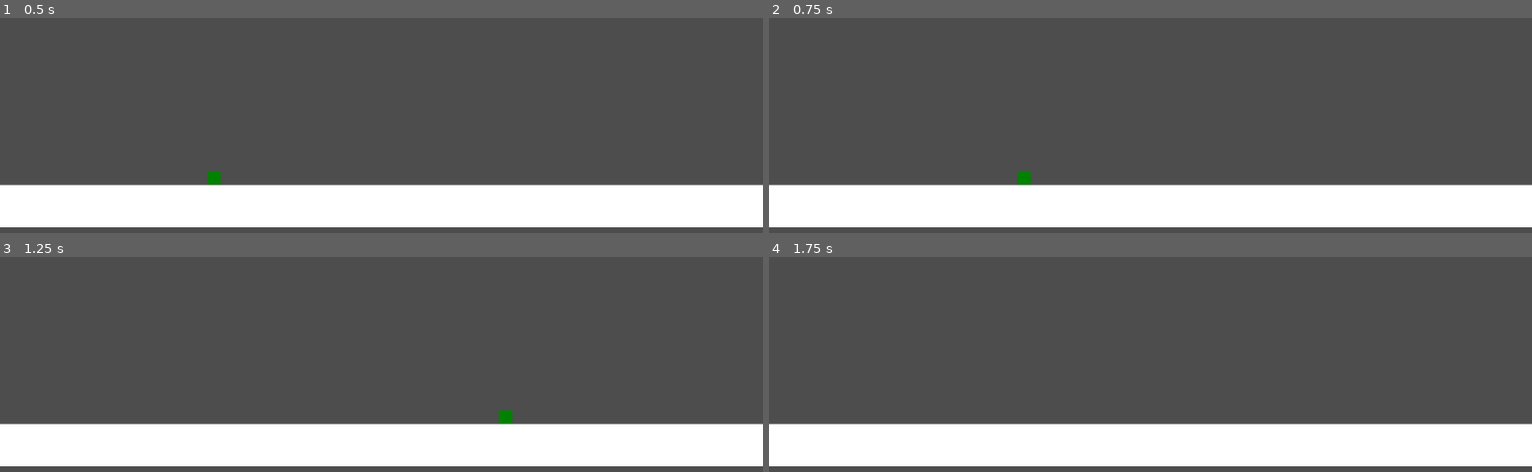
Above: before the commit, frames 1-4 (two rows, left to right).
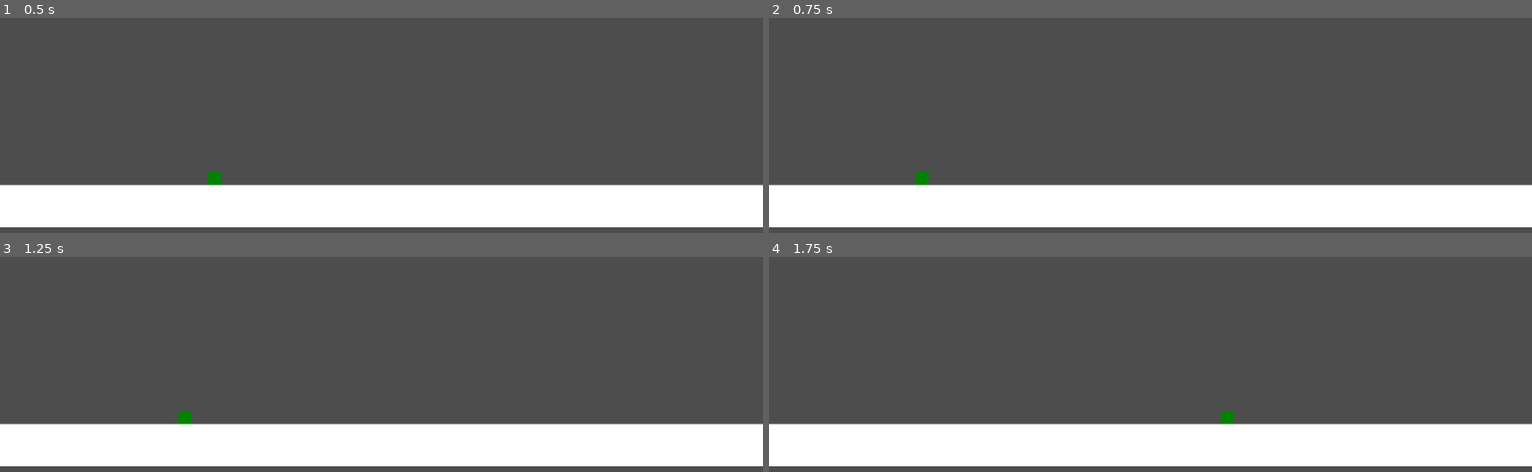
Above: after the commit, the same moments.

Repository: Ssssoar/Project-Olympus
Game: Godot game, scene res://scenes/test_scene.tscn
The game is run twice, just before and just after one commit, with the same random seed, the same clock (stepped at 60 frames per second) and the same inputs.
Inputs:
- Up to frame 1 (0.5 s): no input
- Up to frame 2 (0.75 s): tap Enter at 0.5 s; hold D (Right) from 0.53 s (still down); tap Q (PickL, bound only after the commit) at 0.6 s
- Up to frame 3 (1.25 s): keep holding D (Right); tap Space (Jump) at 0.77 s; tap E (PickR, bound only after the commit) at 0.8 s
- Up to frame 4 (1.75 s): keep holding D (Right); tap E (PickR, bound only after the commit) at 1.35 s; tap Space (Jump) at 1.52 s; tap Q (PickL, bound only after the commit) at 1.55 s

Frame 1 is identical in both runs. In frame 2, 0.2% of the frame differs, in the area x 19-35%, y 71-78%; in frame 3, 0.2%, in the area x 23-68%, y 71-78%; in frame 4, 0.1%.

Commit message:
impulse system start i am very disappointed in myself

Diff:
--- a/project.godot
+++ b/project.godot
@@ -49,3 +49,13 @@
 "events": [Object(InputEventKey,"resource_local_to_scene":false,"resource_name":"","device":-1,"window_id":0,"alt_press …(192 unchanged characters)…
 ]
 }
+PickL={
+"deadzone": 0.2,
+"events": [Object(InputEventKey,"resource_local_to_scene":false,"resource_name":"","device":-1,"window_id":0,"alt_pressed":false,"shift_pressed":false,"ctrl_pressed":false,"meta_pressed":false,"pressed":false,"keycode":0,"physical_keycode":81,"key_label":0,"unicode":113,"location":0,"echo":false,"script":null)
+]
+}
+PickR={
+"deadzone": 0.2,
+"events": [Object(InputEventKey,"resource_local_to_scene":false,"resource_name":"","device":-1,"window_id":0,"alt_pressed":false,"shift_pressed":false,"ctrl_pressed":false,"meta_pressed":false,"pressed":false,"keycode":0,"physical_keycode":69,"key_label":0,"unicode":101,"location":0,"echo":false,"script":null)
+]
+}
--- a/resources/movement_params/movement_params.gd
+++ b/resources/movement_params/movement_params.gd
@@ -12,9 +12,24 @@
 @export var jump_force: float
 @export var fast_gravity: float #applied if the jump button is let go of before upward movement has stupped.
 @export var terminal_velocity: float #limit of how fast it can fall
+@export var impulse_velocity: float
+@export var impulse_time: float
 
 #the above are all for horizontal movement only
-func _init(p_max_horizontal_speed = 0.0, p_ground_accel = 0.0, p_air_accel = 0.0, p_ground_drag = 0.0, p_air_drag = 0.0, p_ground_break_accel = 0.0, p_gravity = 0.0, p_jump_force = 0.0, p_fast_gravity = 0.0, p_terminal_velocity = 0.0):
+func _init(
+	p_max_horizontal_speed = 0.0,
+	p_ground_accel = 0.0,
+	p_air_accel = 0.0,
+	p_ground_drag = 0.0,
+	p_air_drag = 0.0,
+	p_ground_break_accel = 0.0,
+	p_gravity = 0.0,
+	p_jump_force = 0.0,
+	p_fast_gravity = 0.0,
+	p_terminal_velocity = 0.0,
+	p_impulse_velocity = 0.0,
+	p_impulse_time = 0.0
+):
 	max_horizontal_speed = p_max_horizontal_speed
 	ground_accel = p_ground_accel
 	air_accel = p_air_accel
@@ -25,3 +40,5 @@
 	jump_force = p_jump_force
 	fast_gravity = p_fast_gravity
 	terminal_velocity = p_terminal_velocity
+	impulse_velocity = p_impulse_velocity
+	impulse_time = p_impulse_time
--- a/resources/movement_params/normal_movement.tres
+++ b/resources/movement_params/normal_movement.tres
@@ -14,4 +14,6 @@
 jump_force = 1500.0
 fast_gravity = 150.0
 terminal_velocity = 50000.0
+impulse_velocity = 800.0
+impulse_time = 0.3
 metadata/_custom_type_script = "uid://dls0m205nrnpc"
--- /dev/null
+++ b/scenes/player.tscn
@@ -0,0 +1,50 @@
+[gd_scene load_steps=9 format=3 uid="uid://bqrekrucoblsp"]
+
+[ext_resource type="Script" uid="uid://wy7vtpkatgjx" path="res://scripts/player/player_movement.gd" id="1_g2els"]
+[ext_resource type="Script" uid="uid://cbsdup0jpvjk7" path="res://scripts/player/player.gd" id="1_qhqgy"]
+[ext_resource type="Resource" uid="uid://m6so55rwfaio" path="res://resources/movement_params/normal_movement.tres" id="2_qhqgy"]
+[ext_resource type="Script" uid="uid://byeuv1i152oey" path="res://scripts/player/player_input_process.gd" id="3_qhqgy"]
+[ext_resource type="Script" uid="uid://bbj3ctwmn2kbm" path="res://scripts/player/pick_move.gd" id="4_dqkch"]
+
+[sub_resource type="RectangleShape2D" id="RectangleShape2D_h3xc6"]
+
+[sub_resource type="Gradient" id="Gradient_s36qc"]
+colors = PackedColorArray(0, 0.50980395, 0, 1, 0, 0.50980395, 0, 1)
+
+[sub_resource type="GradientTexture2D" id="GradientTexture2D_6qxox"]
+gradient = SubResource("Gradient_s36qc")
+width = 20
+height = 20
+
+[node name="Player" type="CharacterBody2D" node_paths=PackedStringArray("input_handler", "movement_handler", "pick_handler")]
+script = ExtResource("1_qhqgy")
+input_handler = NodePath("PlayerInputProcessor")
+movement_handler = NodePath("PlayerMovement")
+pick_handler = NodePath("PickMoveHandler")
+default_params = ExtResource("2_qhqgy")
+
+[node name="CollisionShape2D" type="CollisionShape2D" parent="."]
+shape = SubResource("RectangleShape2D_h3xc6")
+
+[node name="Sprite2D" type="Sprite2D" parent="."]
+texture = SubResource("GradientTexture2D_6qxox")
+
+[node name="PlayerInputProcessor" type="Node" parent="."]
+script = ExtResource("3_qhqgy")
+metadata/_custom_type_script = "uid://byeuv1i152oey"
+
+[node name="PlayerMovement" type="Node" parent="."]
+script = ExtResource("1_g2els")
+metadata/_custom_type_script = "uid://wy7vtpkatgjx"
+
+[node name="PickMoveHandler" type="Node" parent="." node_paths=PackedStringArray("impulse_timer", "cooldown_timer")]
+script = ExtResource("4_dqkch")
+impulse_timer = NodePath("ImpulseTimer")
+cooldown_timer = NodePath("CooldownTimer")
+
+[node name="ImpulseTimer" type="Timer" parent="PickMoveHandler"]
+
+[node name="CooldownTimer" type="Timer" parent="PickMoveHandler"]
+
+[connection signal="timeout" from="PickMoveHandler/ImpulseTimer" to="PickMoveHandler" method="_on_impulse_timer_timeout"]
+[connection signal="timeout" from="PickMoveHandler/CooldownTimer" to="PickMoveHandler" method="_on_cooldown_timer_timeout"]
--- a/scenes/test_scene.tscn
+++ b/scenes/test_scene.tscn
@@ -1,7 +1,6 @@
-[gd_scene load_steps=9 format=3 uid="uid://dajn15ecvmknd"]
+[gd_scene load_steps=5 format=3 uid="uid://dajn15ecvmknd"]
 
-[ext_resource type="Script" uid="uid://wy7vtpkatgjx" path="res://scripts/player/player_movement.gd" id="2_7ddre"]
-[ext_resource type="Resource" uid="uid://m6so55rwfaio" path="res://resources/movement_params/normal_movement.tres" id="3_qjeyg"]
+[ext_resource type="PackedScene" uid="uid://bqrekrucoblsp" path="res://scenes/player.tscn" id="1_g7g4h"]
 
 [sub_resource type="RectangleShape2D" id="RectangleShape2D_3qnke"]
 size = Vector2(64, 64)
@@ -11,16 +10,6 @@
 
 [sub_resource type="GradientTexture2D" id="GradientTexture2D_rnaij"]
 gradient = SubResource("Gradient_wtsjf")
-
-[sub_resource type="RectangleShape2D" id="RectangleShape2D_h3xc6"]
-
-[sub_resource type="Gradient" id="Gradient_s36qc"]
-colors = PackedColorArray(0, 0.50980395, 0, 1, 0, 0.50980395, 0, 1)
-
-[sub_resource type="GradientTexture2D" id="GradientTexture2D_6qxox"]
-gradient = SubResource("Gradient_s36qc")
-width = 20
-height = 20
 
 [node name="Node2D" type="Node2D"]
 
@@ -34,14 +23,5 @@
 [node name="Sprite2D" type="Sprite2D" parent="StaticBody2D"]
 texture = SubResource("GradientTexture2D_rnaij")
 
-[node name="Player" type="CharacterBody2D" parent="."]
+[node name="Player" parent="." instance=ExtResource("1_g7g4h")]
 position = Vector2(324, 319)
-script = ExtResource("2_7ddre")
-default_params = ExtResource("3_qjeyg")
-jump_buffer_frames = 5
-
-[node name="CollisionShape2D" type="CollisionShape2D" parent="Player"]
-shape = SubResource("RectangleShape2D_h3xc6")
-
-[node name="Sprite2D" type="Sprite2D" parent="Player"]
-texture = SubResource("GradientTexture2D_6qxox")
--- a/scripts/enums.gd
+++ b/scripts/enums.gd
@@ -1,3 +1,4 @@
 extends Node
 
 enum Button_State {PRESSED, HELD, RELEASED, OFF} #as in, pressed this frame, held, released this frame, not being pressed
+enum Facing {LEFT, RIGHT, NONE}
--- /dev/null
+++ b/scripts/player/pick_move.gd
@@ -0,0 +1,61 @@
+class_name PickMoveHandler extends Node
+
+## the below given by player node
+var player: CharacterBody2D
+var movement_handler: PlayerMovement
+var input_handler: PlayerInputProcessor
+
+@export var impulse_timer: Timer
+@export var cooldown_timer: Timer
+
+var current_params: movement_params
+var current_direction: Enums.Facing
+var on_cooldown: bool
+
+func _ready() -> void:
+	current_direction = Enums.Facing.NONE
+
+func _physics_process(_delta: float) -> void:
+	if !on_cooldown:
+		react_to_input()
+	if current_direction != Enums.Facing.NONE:
+		apply_impulse()
+
+func react_to_input():
+	var impulse_direction = get_current_impulse_input()
+	if impulse_direction != Enums.Facing.NONE:
+		begin_impulse(impulse_direction)
+
+func get_current_impulse_input() -> Enums.Facing:
+	if input_handler.pickl_input == Enums.Button_State.PRESSED:
+		return Enums.Facing.LEFT
+	elif input_handler.pickr_input == Enums.Button_State.PRESSED:
+		return Enums.Facing.RIGHT
+	else:
+		return Enums.Facing.NONE
+
+func begin_impulse(direction: Enums.Facing):
+	movement_handler.disabled = true
+	on_cooldown = true
+	current_params = movement_handler.current_active_params
+	current_direction = direction
+	impulse_timer.start(current_params.impulse_time)
+	cooldown_timer.start(current_params.impulse_time * 1.3) ##magic number :C
+
+func apply_impulse():
+	var mult: int
+	if current_direction == Enums.Facing.LEFT:
+		mult = -1
+	else:
+		mult = 1
+	player.velocity.y = 0
+	player.velocity.x = mult * current_params.impulse_velocity
+	player.move_and_slide()
+
+func _on_impulse_timer_timeout() -> void:
+	current_direction = Enums.Facing.NONE
+	movement_handler.disabled = false
+	current_params = null
+
+func _on_cooldown_timer_timeout() -> void:
+	on_cooldown = false
--- /dev/null
+++ b/scripts/player/player.gd
@@ -0,0 +1,21 @@
+class_name Player extends CharacterBody2D
+
+@export var input_handler: PlayerInputProcessor
+@export var movement_handler: PlayerMovement
+@export var pick_handler: PickMoveHandler
+
+@export var default_params: movement_params
+
+func _ready() -> void:
+	initialize_movement_handler()
+	initialize_pick_move_handler()
+
+func initialize_movement_handler():
+	movement_handler.body = self
+	movement_handler.default_params = default_params
+	movement_handler.input_handler = input_handler
+
+func initialize_pick_move_handler():
+	pick_handler.player = self
+	pick_handler.movement_handler = movement_handler
+	pick_handler.input_handler = input_handler
--- a/scripts/player/player_input_process.gd
+++ b/scripts/player/player_input_process.gd
@@ -1,9 +1,11 @@
-class_name PlayerInputProcessor extends CharacterBody2D
+class_name PlayerInputProcessor extends Node
  ##This script's function is only to process controller inputs and store them as relevant variables
 ##Actual movement of the player will happen in a script that inherits from this one.
 var horizontal_input : float ##a number from -1 to 1
 var jump_input : Enums.Button_State ##representing whether the button is pressed or not.
 var down_input : Enums.Button_State
+var pickl_input : Enums.Button_State
+var pickr_input : Enums.Button_State
 var no_input: bool
 
 func _physics_process(_delta: float) -> void:
@@ -13,6 +15,8 @@
 	#record the right state for button inputs
 	jump_input = button_state("Jump")
 	down_input = button_state("Down")
+	pickl_input = button_state("PickL")
+	pickr_input = button_state("PickR")
 
 	if horizontal_input == 0 && jump_input == Enums.Button_State.OFF:
 		no_input = true
--- a/scripts/player/player_movement.gd
+++ b/scripts/player/player_movement.gd
@@ -1,6 +1,13 @@
-class_name PlayerMovement extends PlayerInputProcessor
+class_name PlayerMovement extends Node
 
-@export var default_params: Resource
+##the below given by player node
+var body: CharacterBody2D
+var input_handler: PlayerInputProcessor
+var default_params: Resource:
+	set(value):
+		default_params = value
+		set_default_params()
+
 @export var flippable: Node2D #the node to flip, so it's not just the sprite
 #but also every node that is asymmetrical to the sprite
 @export var jump_buffer_frames: int #how many physics process a mid-air jump input should be remembered to trigger an immediate jump when ground is reached
@@ -12,37 +19,38 @@
 #fast fall is when the player's upwards acceleration quickly decays as a result of releasing the jump button
 var jump_buffer: int #how many frames left of holding a jump input in memory
 var just_stomped: bool
+var disabled: bool
 
 func _ready() -> void:
 	set_default_params()
+	disabled = false
 
 func set_default_params(): #quick function to reset the movement params back to the default
 	current_active_params = default_params
 
-func _physics_process(delta: float) -> void:
-	super(delta) ## this updates the horizontal_input and jump variables
-
-	velocity.x = calculate_horizontal_velocity(horizontal_input) #self explanatory
-	velocity.y = calculate_vertical_velocity(jump_input)
+func _physics_process(_delta: float) -> void:
+	if disabled: return
+	body.velocity.x = calculate_horizontal_velocity(input_handler.horizontal_input) #self explanatory
+	body.velocity.y = calculate_vertical_velocity(input_handler.jump_input)
 	update_jump_buffer() #updates the jump_buffer if need be
-	move_and_slide()
+	body.move_and_slide()
 
 
 	## flip the sprite according to face direction
 	if flippable != null:
-		if horizontal_input > 0:
+		if input_handler.horizontal_input > 0:
 			flippable.scale.x = 1
-		elif horizontal_input < 0:
+		elif input_handler.horizontal_input < 0:
 			flippable.scale.x = -1
 
-	current_horizontal_speed = velocity.x ##update these values so they can be used in the next calculation
-	current_vertical_speed = velocity.y
+	current_horizontal_speed = body.velocity.x ##update these values so they can be used in the next calculation
+	current_vertical_speed = body.velocity.y
 	#print(velocity.y)
 
 func update_jump_buffer():
-	if is_on_floor():
+	if body.is_on_floor():
 		jump_buffer = 0
-	elif jump_input == Enums.Button_State.PRESSED:
+	elif input_handler.jump_input == Enums.Button_State.PRESSED:
 		jump_buffer = jump_buffer_frames
 	elif jump_buffer > 0:
 		jump_buffer -= 1
@@ -57,7 +65,7 @@
 	return move_toward(current_horizontal_speed, target_speed, accel)
 
 func get_horizontal_accel(input_num: float) -> float: ##will need to be modified to use the air versions of all these parameters
-	if is_on_floor():
+	if body.is_on_floor():
 		if input_num == 0: ## if no movement is being held we use ground drag.
 			return current_active_params.ground_drag
 		elif signf(input_num) != signf(current_horizontal_speed): ##if the player is pushing the stick against current inertia
@@ -72,9 +80,9 @@
 		# no break accel since air movility needs to be lower than ground
 
 func calculate_vertical_velocity(jump_state : Enums.Button_State) -> float:
-	if is_on_floor():
-		if down_input == Enums.Button_State.PRESSED:
-			position.y += 1
+	if body.is_on_floor():
+		if input_handler.down_input == Enums.Button_State.PRESSED:
+			body.position.y += 1
 		if (jump_state != Enums.Button_State.PRESSED) && (jump_buffer == 0): ##if on the floor, the only input that matters is that a jump BEGAN
 			fast_falling = false #reset this bool so the jump uses normal deceleration until told otherwise
 			return 0.0
@@ -101,4 +109,4 @@
 func kill_momentum(): #if for any reason it becomes necessary to do this
 	current_horizontal_speed = 0
 	current_vertical_speed = 0
-	velocity = Vector2.ZERO
+	body.velocity = Vector2.ZERO
Not shown, added: scripts/player/pick_move.gd.uid
Not shown, added: scripts/player/player.gd.uid
